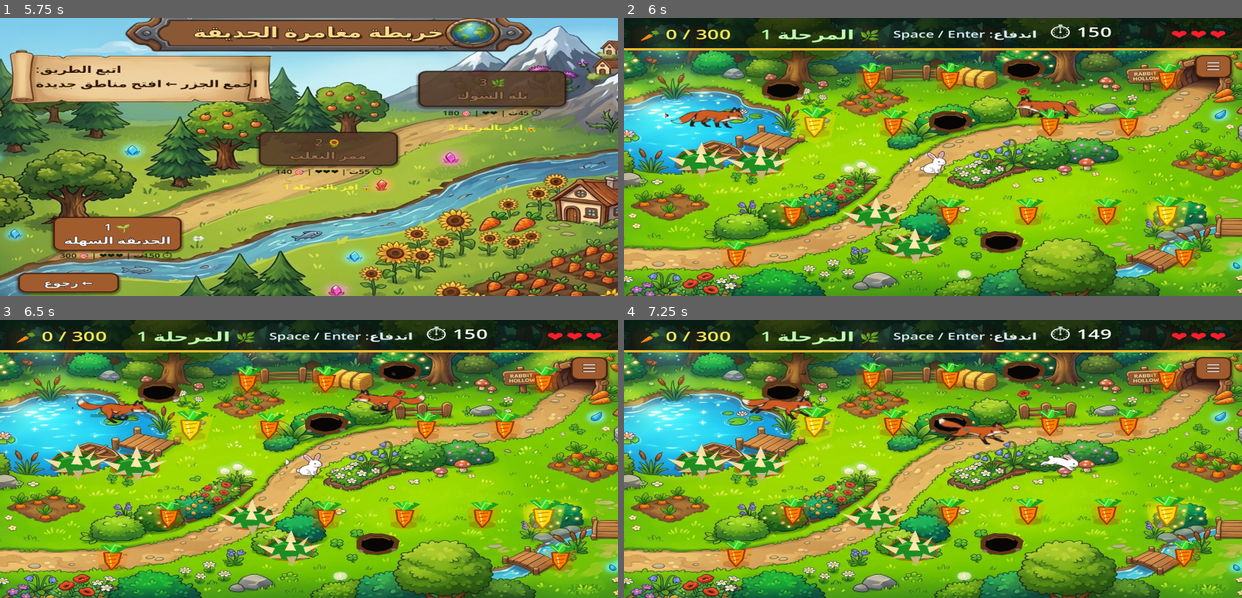
Above: before the commit, frames 1-4 (two rows, left to right).
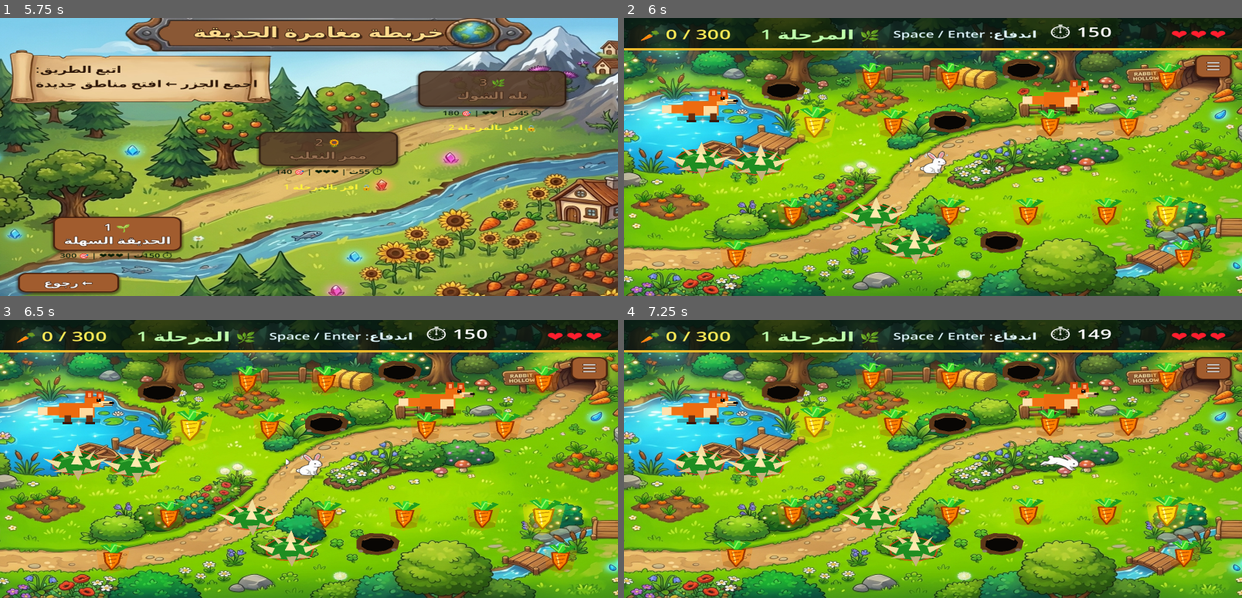
Above: after the commit, the same moments.

Repository: hamzabasem900-source/RUBBY
Game: Godot game, scene res://scenes/MainMenu.tscn
Same seed, same stepped clock (60 frames per second), same inputs: the game is played once before the commit and once after it.
Inputs (mouse positions are in pixels of both pictures, inside the frame that each line leads up to):
- Up to frame 1 (5.75 s): click "⚙" at 0.5 s; click "العربية" at 1.25 s; click "1280 x 720" at 2 s; click "عادي" at 2.75 s; click "استعادة الافتراضي" at 3.5 s; click "رجوع" at 4.25 s; click "▶ ابدأ اللعب" at 5 s
- Up to frame 2 (6 s): click "🌱 1 الحديقة السهلة" at 5.75 s
- Up to frame 3 (6.5 s): no input
- Up to frame 4 (7.25 s): tap Enter (ui_accept) at 6.5, 6.77 s; move the mouse to (1068, 445) at 6.52 s; hold D (move_right) from 6.53 s (still down); click (1068, 445) at 6.67 s

Frame 1 is identical in both runs. In frame 2, 1.9% of the frame differs, in the area x 6-77%, y 22-40%; in frame 3, 2.2%; in frame 4, 2.4%, in the area x 6-77%, y 19-45%.
Error after the commit: Parse Error: Identifier "offset_scale" not declared in the current scope. (res://scripts/enemy_fox.gd:156)

Commit message:
Separate fox chase routes

Diff:
--- a/scripts/enemy_fox.gd
+++ b/scripts/enemy_fox.gd
@@ -28,6 +28,9 @@
 @export var chase_lead_distance: float = 0.0
 @export var chase_weave_strength: float = 0.0
 @export var chase_weave_phase: float = 0.0
+@export var chase_route_distance: float = 160.0
+@export var chase_route_entry_distance: float = 110.0
+@export var chase_route_release_distance: float = 260.0
 @export var chase_orbit_strength: float = 0.0
 @export var chase_orbit_direction: float = 1.0
 @export var move_right_first: bool = true
@@ -81,10 +84,12 @@
 	# Chase the bunny, but keep a personal-space ring so foxes do not stack
 	# on top of the player and trap the physics body.
 	if _player != null and is_instance_valid(_player):
-		var desired_velocity: Vector2 = _get_chase_velocity()
-		desired_velocity += _get_fox_separation_velocity()
-		if desired_velocity.length() > chase_speed:
-			desired_velocity = desired_velocity.normalized() * chase_speed
+		var chase_velocity: Vector2 = _get_chase_velocity()
+		var separation_velocity: Vector2 = _get_fox_separation_velocity()
+		var desired_velocity: Vector2 = chase_velocity + separation_velocity
+		var max_speed: float = chase_speed + min(separation_velocity.length() * 0.45, separation_strength * 0.45)
+		if desired_velocity.length() > max_speed:
+			desired_velocity = desired_velocity.normalized() * max_speed
 		velocity = velocity.move_toward(desired_velocity, acceleration * delta)
 		_update_facing_from_velocity()
 		move_and_slide()
@@ -122,7 +127,8 @@
 		return away_from_player * separation_strength * push_ratio
 
 	var chase_dir_to_player: Vector2 = to_player / player_dist
-	var offset_scale: float = clamp((player_dist - arrival_distance) / 180.0, 0.0, 1.0)
+	var route_scale: float = clamp((player_dist - arrival_distance) / max(chase_route_release_distance, 1.0), 0.0, 1.0)
+	var close_scale: float = clamp((player_dist - arrival_distance) / 180.0, 0.0, 1.0)
 	var weave: float = sin(Time.get_ticks_msec() * 0.0035 + chase_weave_phase) * chase_weave_strength
 	var flank_direction: Vector2 = Vector2.RIGHT.rotated(chase_flank_angle)
 	if chase_flank_distance <= 0.01:
@@ -131,11 +137,12 @@
 			side_sign = 1.0
 		flank_direction = Vector2(-chase_dir_to_player.y, chase_dir_to_player.x) * side_sign
 	flank_direction = flank_direction.normalized()
-	var flank_offset: Vector2 = flank_direction * (chase_flank_distance + weave) * offset_scale
-	var entry_scale: float = clamp((player_dist - chase_flank_distance) / 220.0, 0.0, 1.0)
 	var entry_direction: Vector2 = flank_direction.rotated(PI * 0.5)
-	var entry_offset: Vector2 = entry_direction * chase_entry_distance * entry_scale
-	var lead_offset: Vector2 = chase_dir_to_player * chase_lead_distance * offset_scale
+	var route_distance: float = max(chase_flank_distance, chase_route_distance)
+	var flank_offset: Vector2 = flank_direction * (route_distance + weave) * route_scale
+	var entry_scale: float = clamp((player_dist - arrival_distance) / max(chase_route_release_distance + 80.0, 1.0), 0.0, 1.0)
+	var entry_offset: Vector2 = entry_direction * max(chase_entry_distance, chase_route_entry_distance) * entry_scale
+	var lead_offset: Vector2 = chase_dir_to_player * chase_lead_distance * close_scale
 	var target_position: Vector2 = _player.global_position + flank_offset + entry_offset + lead_offset
 	var to_target: Vector2 = target_position - global_position
 	var target_dist: float = to_target.length()
--- a/scripts/game_level.gd
+++ b/scripts/game_level.gd
@@ -396,23 +396,29 @@
 	if "chase_flank_side" in fox:
 		fox.chase_flank_side = side
 	if "chase_flank_distance" in fox:
-		fox.chase_flank_distance = 135.0 if GameManager.current_level == 1 else 100.0
+		fox.chase_flank_distance = 220.0 if GameManager.current_level == 1 else 145.0
 	if "chase_entry_distance" in fox:
-		fox.chase_entry_distance = 95.0 if GameManager.current_level == 1 else 70.0
+		fox.chase_entry_distance = 160.0 if GameManager.current_level == 1 else 100.0
+	if "chase_route_distance" in fox:
+		fox.chase_route_distance = 220.0 if GameManager.current_level == 1 else 145.0
+	if "chase_route_entry_distance" in fox:
+		fox.chase_route_entry_distance = 160.0 if GameManager.current_level == 1 else 100.0
+	if "chase_route_release_distance" in fox:
+		fox.chase_route_release_distance = 300.0 if GameManager.current_level == 1 else 230.0
 	if "chase_lead_distance" in fox:
 		fox.chase_lead_distance = 0.0
 	if "chase_weave_strength" in fox:
-		fox.chase_weave_strength = 10.0 if GameManager.current_level == 1 else 7.0
+		fox.chase_weave_strength = 22.0 if GameManager.current_level == 1 else 12.0
 	if "chase_weave_phase" in fox:
 		fox.chase_weave_phase = float(fox_index) * PI
 	if "chase_orbit_direction" in fox:
 		fox.chase_orbit_direction = -1.0 if fox_index % 2 == 0 else 1.0
 	if "chase_orbit_strength" in fox:
-		fox.chase_orbit_strength = 0.42 if GameManager.current_level == 1 else 0.25
+		fox.chase_orbit_strength = 0.12 if GameManager.current_level == 1 else 0.18
 	if "separation_distance" in fox:
-		fox.separation_distance = 110.0 if GameManager.current_level == 1 else 85.0
+		fox.separation_distance = 160.0 if GameManager.current_level == 1 else 115.0
 	if "separation_strength" in fox:
-		fox.separation_strength = 150.0 if GameManager.current_level == 1 else 130.0
+		fox.separation_strength = 220.0 if GameManager.current_level == 1 else 160.0
 	if "chase_speed" in fox and GameManager.current_level == 1:
 		fox.chase_speed = 148.0 + float(fox_index % 2) * 24.0
 
